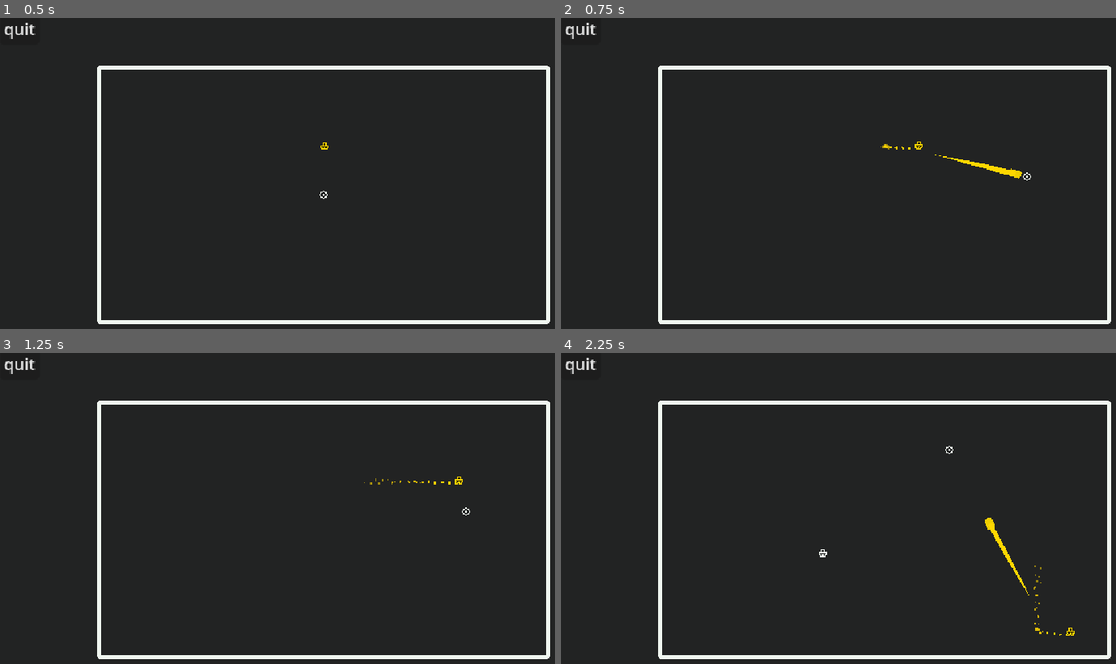
Above: before the commit, frames 1-4 (two rows, left to right).
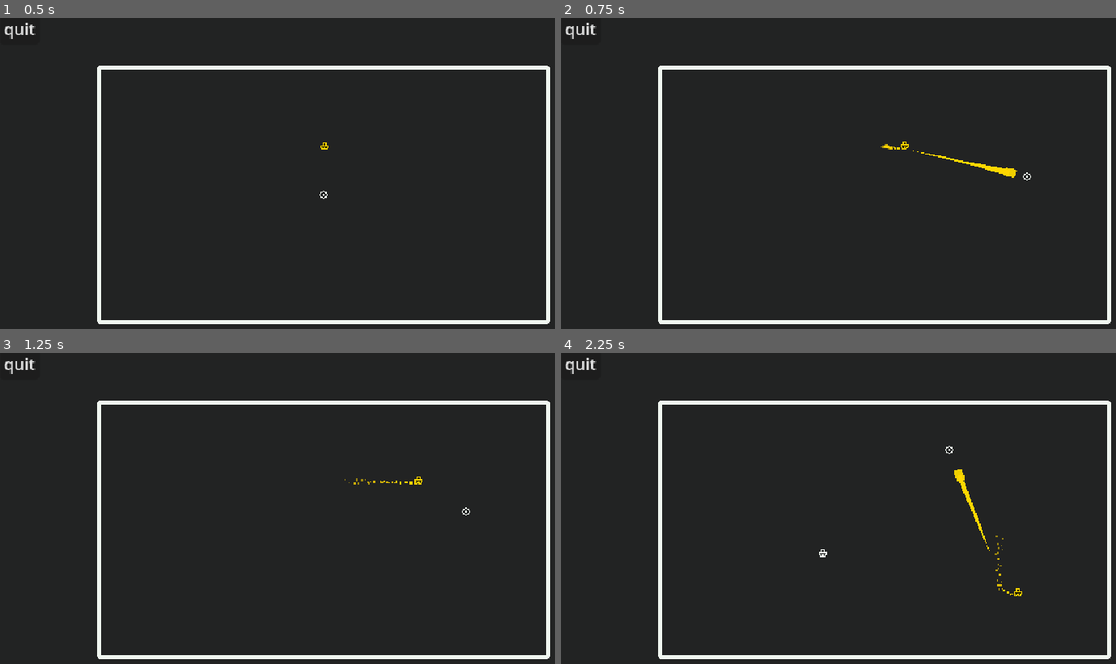
Above: after the commit, the same moments.

Repository: mrbartchak/golden-bullet-game
Game: Godot game, scene res://core/main.tscn
Same seed, same stepped clock (60 frames per second), same inputs: the game is played once before the commit and once after it.
Inputs (mouse positions are in pixels of both pictures, inside the frame that each line leads up to):
- Up to frame 1 (0.5 s): no input
- Up to frame 2 (0.75 s): tap Enter at 0.5 s; move the mouse to (1027, 176) at 0.52 s; hold D (move_right) from 0.53 s (still down); click (1027, 176) at 0.6 s
- Up to frame 3 (1.25 s): keep holding D (move_right)
- Up to frame 4 (2.25 s): tap Space at 1.25 s; move the mouse to (755, 548) at 1.27 s; release D (move_right) at 1.28 s; hold S (move_down) 1.28-2.03 s; click (755, 548) at 1.35 s; move the mouse to (949, 449) at 2.02 s; hold D (move_right) from 2.03 s (still down); click (949, 449) at 2.1 s

Frame 1 is identical in both runs. In frame 2, 0.2% of the frame differs, in the area x 57-84%, y 39-52%; in frame 3, 0.1%; in frame 4, 0.5%, in the area x 70-93%, y 37-91%.

Commit message:
idek maybe movement fix I think gn

Diff:
--- a/core/main.tscn
+++ b/core/main.tscn
@@ -16,7 +16,6 @@
 
 [node name="Player" parent="World2D" instance=ExtResource("1_xiose")]
 position = Vector2(321, 131)
-movement_speed = 200.0
 
 [node name="EnemySpawner" parent="World2D" instance=ExtResource("3_3gdo0")]
 position = Vector2(190, 229)
--- a/player/player.gd
+++ b/player/player.gd
@@ -2,11 +2,11 @@
 
 enum Facing { LEFT, RIGHT }
 
-@export var movement_speed: float = 70.0
 @export var bullet_scene: PackedScene
 
-var acceleration: int = 6
-var friction: int = 20
+var movement_speed: float = 150.0
+var acceleration: int = 10
+var friction: int = 10
 
 var facing: Facing = Facing.RIGHT
 var muzzle_offset: int = 4
@@ -48,7 +48,7 @@
 	elif input_dir.x < 0:
 		facing = Facing.LEFT
 
-	var lerp_weight: float = delta * (acceleration if input_dir == Vector2.ZERO else friction)
+	var lerp_weight: float = delta * (friction if input_dir == Vector2.ZERO else acceleration)
 	velocity = lerp(velocity, input_dir * movement_speed, lerp_weight) #input_dir * movement_speed
 	move_and_slide()
 
--- a/player/player.tscn
+++ b/player/player.tscn
@@ -103,7 +103,6 @@
 collision_mask = 8
 motion_mode = 1
 script = ExtResource("1_rkbax")
-movement_speed = 100.0
 bullet_scene = ExtResource("2_g1dw6")
 
 [node name="MovementParticles" type="GPUParticles2D" parent="."]
Binary file added: enemies/assets/enemy_sheet.png
Not shown, added: enemies/assets/enemy_sheet.png.import
